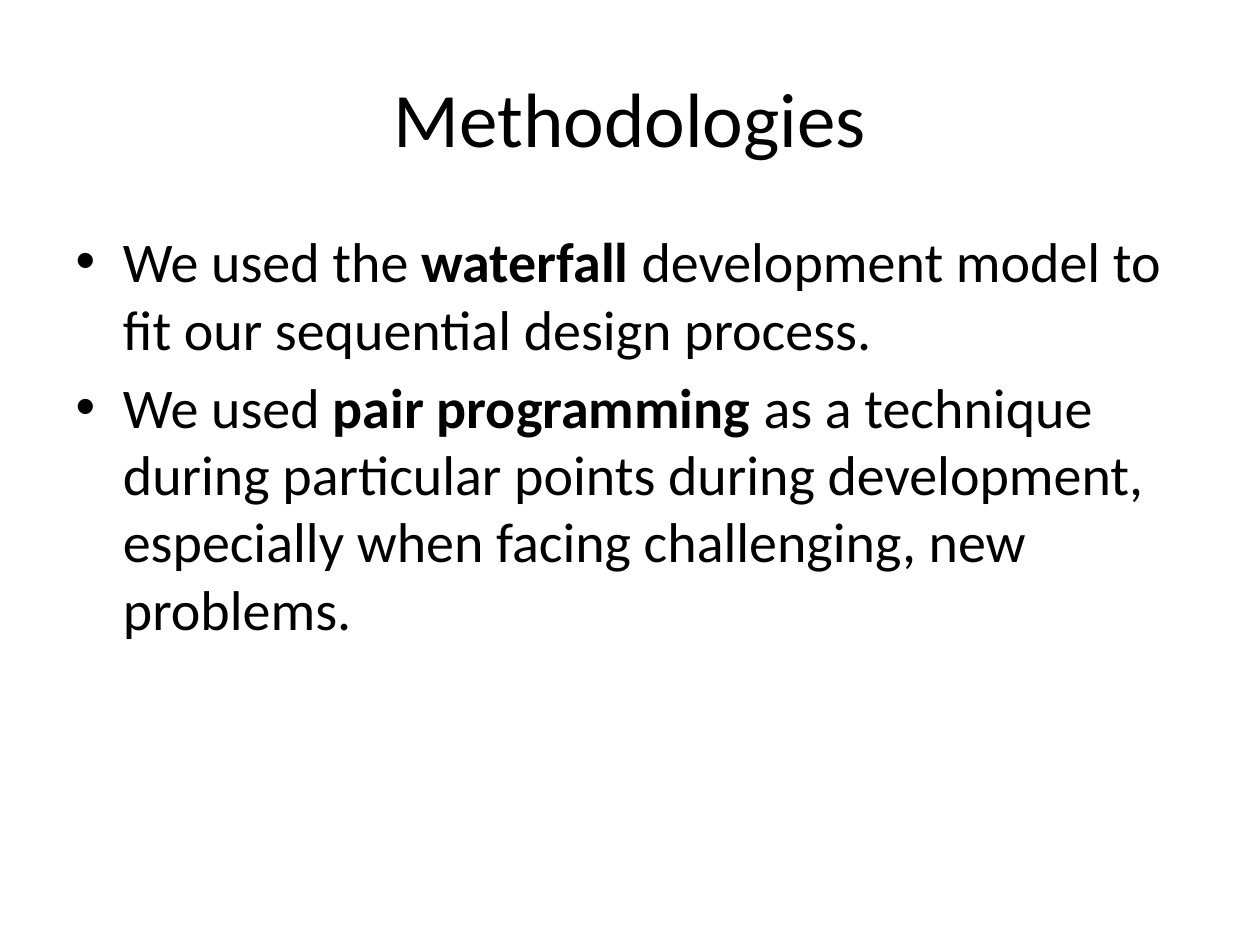
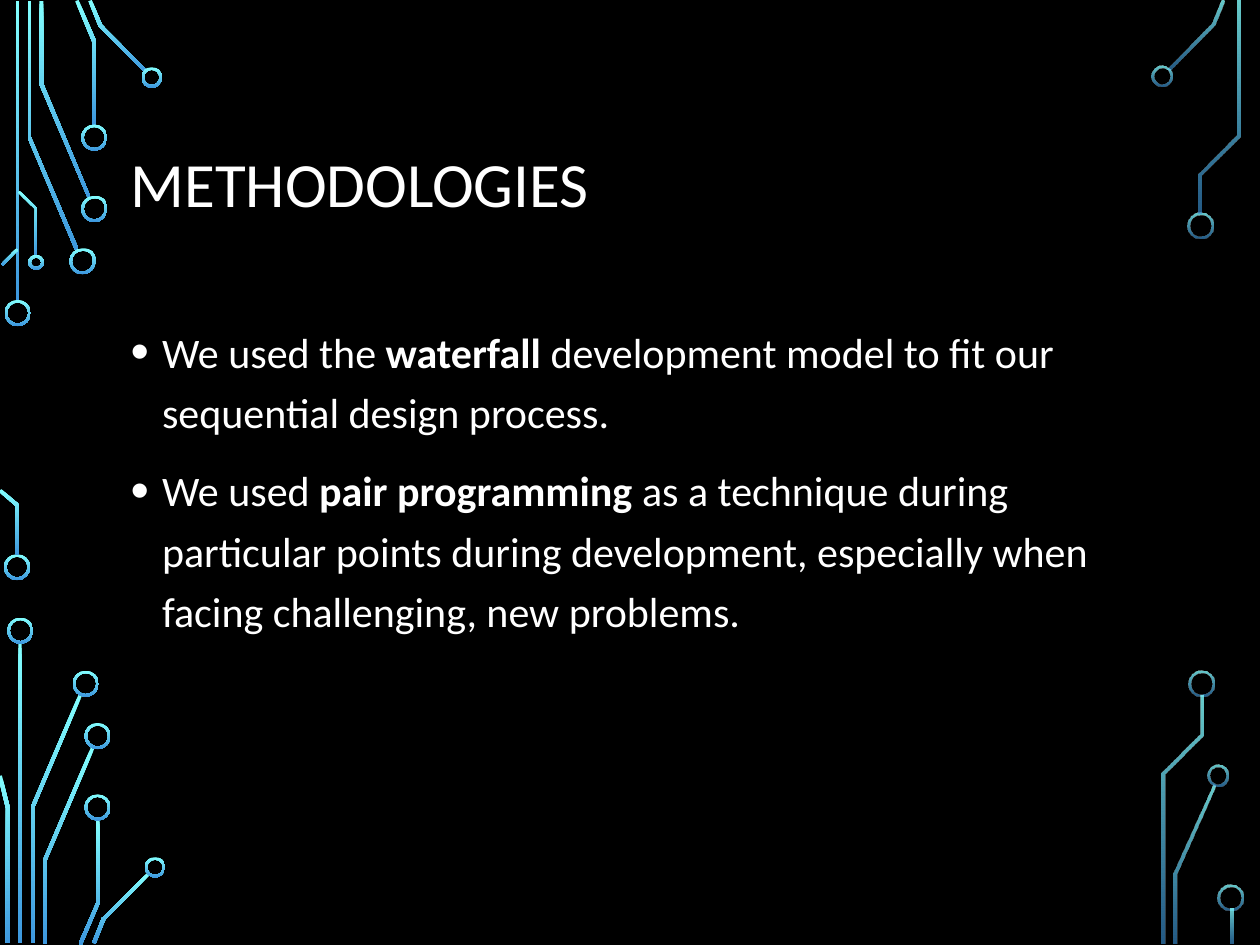
Before and after one commit to sperry94/ANST_Project, a slide deck: slide 9 of AOT2ProjectPresentation.pptx. Drawn at 1260x945 pixels with LibreOffice and Linux fonts; fonts in the diff are those of the drawing; background and template pictures are left out. Boxes give left, top, right and bottom in pixels: in the first picture for what was removed or moved away, otherwise in the second. Text is boxed around its words. In the diff, an @@ line names an element or a change of style, - is before the commit and + after.

Commit message:
Powerpoint edit
I just added a design to the powerpoint.

```diff
--- a/AOT2ProjectPresentation.pptx
+++ b/AOT2ProjectPresentation.pptx
@@ background #FFFFFF to picture (left out) @@
@@ title at (131, 166, 589, 208): text changed; size 44 to 36 pt; text colour #000000 to #FFFFFF @@
-Methodologies
+METHODOLOGIES
@@ text "We used the waterfall development ...": place and size @@
-text "We used the waterfall development ..." at (123, 242, 1161, 639)
+text "We used the waterfall development ..." at (162, 338, 1088, 635)
@@ text "We used the waterfall development ..." at (162, 338, 1088, 635): size 32 to 24 pt, text colour #000000 to #FFFFFF; indent changed; line spacing 1 to 1.2; more space between paragraphs @@
@@ group added at (0, 0, 1244, 945): 33 freeform shapes, 3 rectangles @@
```
Also in this commit, not shown: 10 other slides changed.
